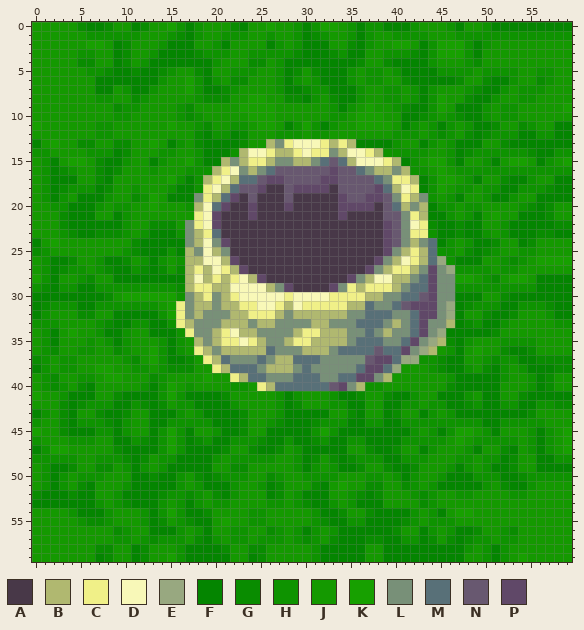
One commit to this pixel-art sprite: Project LoFi/Project LoFi/Project_LoFiContent/Textures/Wheil.png. The picture above is the old version.
The file is 60x60 pixels. Colours within 5 levels of each other are drawn and written as one.
Palette (. is transparent): A #483848  B #b0b870  C #f0f088  D #f8f8b8  E #98a880  F #048500  G #098c00  H #0e9300  J #149900  K #17a000  L #789078  M #587078  N #685870  P #604868
Pixels before (only the part around the change), first column x 9:
 0 JJFGJJKHFHJJJGFJJKJJHFHKKJHFHHFFFHJJJHFJJHFFFFFFFFF
 1 HHHJJJHGFHJJHHHJJHJJHFGHJJHFHJJHHHHJJJHHHHHHHHHHHHH
 2 FGJJJHFFFJJHFJJJJFHJHFFFJJGFHJJKKJFHKKKHFHJJJJJJJJJ
 3 FGJJHFFFFGHHHJJHHHHHGFFFGHFFJJHHHGFHKKKHFJJJJJJJJJJ
 4 FGJHFFFFFFFHJJJGGJHFFFFFFFFGJJGFFFFHJJJHGJJJJJJJJJJ
 5 FFGFFGHJJGFJJHHHJJHFGJGFFFHJHHJHFFFFHHHHJHHHHJJHHJJ
 6 FFFFFHJJKHFHJGGJJJHFHJHFFFHJHHJJGFFFFFGJJGFFHJJGHJJ
 7 JHFFHJJJKHFFGHJJJJHFFGHHFFFHJJHHJHFHJJJHGFFHJHHHJJJ
 8 JJGHJJJJJHGGGJJKKJJGGFHJGFFHJJHHJHFHKJJGFFHJJHHJJJJ
 9 GHHJJJJHGJJJJJKKKKJJJJJJHFHJKJJHGFFHKJFFFHJHHJJJJJK
10 HHJJJJJHGHJJJJJKKKJJJJJJHHJKKKJJFFGHJHGFFHJHHJJJJJJ
11 JJJJJJKJJHGJJHHJKKJFHKHFHJJKKKKJFHJHFHJHFFGJJGHJJFF
12 JJJJJJJJJGFHHFGJJJHHHJHHJJJJJJJHHHJHGHJGFGHHHFFHHFF
13 GGJJKJFHJGFFFFGJJBLCDDDCBCBFFFFHJJFHJHFFFJJGFFFFFFF
14 FGJJJHHJJHFFFHBDDCBBCDCCLBDDCBHHHHHJJHFGHHHHHHGFFHH
15 FHJJFHJJKHFFBLBCCBLLBBLMNMBDDDCBFHJKKHFJJHFJKKJFHJK
16 GJJJHJJJHHHBCDLBLMNNNNNNPNNMLBBLBHHJKJHHHHHHHHHHHHH
17 JJJJJJKHFHBCDBMMNPPNNNNPPNNNNMLCCBFHKKJHFJJGFFHJJFF
18 JJHJJJHFFHCDBMNNPAANPPPPANNNNPMBDCFHKJHHJHHFFHHHGFF
19 JJGHKJFFFLCBMPANAAANAAAAAPNNPPNLCBLHJHFJJHFFHJJFFFF
20 HHJJKJJJHBDMPAAPAAAPAAAAAPPPPANMBLBFHHJHHJJJJHGFGJJ
21 FHJJJJJJJCDPAAAPAAAAAAAAAPAAAANNLCBFFHJHFJKJJFFFGJJ
22 FHJJGGGJLCDPAAAAAAAAAAAAAAAAAAPNLDCGFFGFFJJHFFFFFGG
23 GHJHFFFHLBCMAAAAAAAAAAAAAAAAAAPNLCCHFFGFFHJHFFFGGFF
24 JJGFFFFFLBDLPAAAAAAAAAAAAAAAAAPNLBLMFHJHFFGJJFGJJJJ
25 JHGFFFHFBLDBLAAAAAAAAAAAAAAAAAPLBCBMHHJGFGHJJHHJJJJ
26 FGJHFHJHBBDDBPAAAAAAAAAAAAAAAPLBDCBMEHFFFJJHGHJKKKK
27 FFHGFGJGBCBDCBPAAAAAAAAAAAAAPLBCCBLPLEHHHHJHHJJJJJJ
28 FFFFFFFFBDBCBCDBPAAAAAAAAAPLBDDBBLMPLLKKJHGJKKJFFFF
29 HHHHHHHGBCCBBDDDDBLPAAAAPLCBCCCBLMMPLLHHHHHHHHHFFFF
30 JKKKKKKHLBCLBCDDDDDCDDDDCCCCBBLLMMNPLLFFFJJGFFFFFFF
31 HHHHHJKCLBBLBBCCDDCBDCCCCCBBMLLMNPPPLEFGHHHFFHHHGFF
32 FFFFFHKCLBLLLBBCCCBLBBBBBBLLMMMLLMPPLEFJJGFFGJJJHFF
33 FFHHFFHCBLLLBBBLBBLLLLBBLLLMMMLBLMPLLBFGHFFHJJJJJHH
34 FHJJFFFHCLLBCDBBLLLLBCCBBBLLMLBLLMPLEFFFFFGJJJJJJJJ
35 FHJJJHFHJBLBCCDCBLLBCCBBBBLMMMLLMPLEBGFHJJJHHHHJJJJ
36 GHJJKHFHJCBLBBBBBMLLLBBBLMMMMNMMPLEBJHFJKJJGFFGJJJJ
37 JHGJKHFFGJCBMLLLMLBBMMMLLLLLNPPMEEHHGFFJJHGHHFFGGGG
38 JJHHJHGGGJJCBMMMLBBBLMLLLLLMPPMEJJJHGFFHJGFHJHFFFGG
39 KJJJGHJJJJKJJCBMMLLLMMMLLMMPPLBJJJJJJHFFFFFHJJHFGJJ
40 JJJHFHKJHJJJJHHJCBMMMMMMNPLBHHJJJJJJJGFFFFFJJJHFGJJ
41 GFFFFHKHFFFFGJJJJJHFHJJJHFFGJJGFFHJJFFFHJFFJJGFFFFF
42 FFHGFGJHHFFFFHJJJJHFGJJJHHFFJJFFHHJHHFFGHFFHHFFHHGG
43 FGJJFFFHJHFFFFGJJJHFFFFFJJGFJJFGJJFHJHFFFFFFFFGJJJJ
44 FHJJFFHHHHHFFFGJJHGFFFGHHHFFHHFFHHHHHHHHHFFHHHHHJJJ
45 FHJJFHKHFJJHFFGJJFFFFFHKHFFFFFFFFHJHFHKKJHFJJJHFHJK
46 FFHGFHKHFGHFFHHHGFFHFFGHFFHHFFFFHHHHHJKJHHHHHJHFHJK
47 GFFFFHKHFFFFGJJGFFGJHFFFFFJJGFFGJJFHJJJHFJJGFJHFHJK
48 HGFGJHHFFFFHJHHHHHJJHFGJGFGHHHFFHHHJJJHHJHHFGJJFFHH
49 JHFHJHFFFFFJJGGJJJJJHFHJHFFGJJGFFGJJJHFHJHFFGJJFFFF
50 JJFFGFFHJGFGHHHJJGHJJHHHHJJJHHJHFHJJHFFFHHHFFGHHHHH
51 JHFFFFFHJHFFFHJJHFGJJJGFJKJJGGJJGHJHFFFFFHJGFFHJJJJ
52 HFFFFGHHGHJGFHJJJFGJHFFFJJHGFGJJJHGHJJHHJJJJHHJJJJJ
53 HGFFFHJHFHJHHJJJJHHJHGFFHJHFFFJJJJGHJJJJJJJJJJJJJJJ
54 JJJHFHKHFFGJJJJHHJJJJJHFFGJJGFFFFHJHFJKKJJJJJJJJJJJ
55 JJJHFGJHGFFJKJJHHJJJJJHGFFHHFFFFGHJHHHJJJJJJJJJJJJJ
56 GHJJFFFHJHFJJHHJJGHJHFHJHFFFFFFGJJFHJHFFGJJHGJJJJJJ
57 HHJHGHHHJGFHJHHJHHHJHGHJGFFFGGFFHHFGJGFGHHJHHJJJJJJ
58 JJFGJJJHFFFFGJJGGJJJJJHFFFFFJJFFFFFFFFFHJHFHJJJJJJJ
59 JJFGJJKHFFFFFJJFGJJJJJHFFFFFJJFFFFFFFFFJJHFHJKJJJJJ
Once edited:
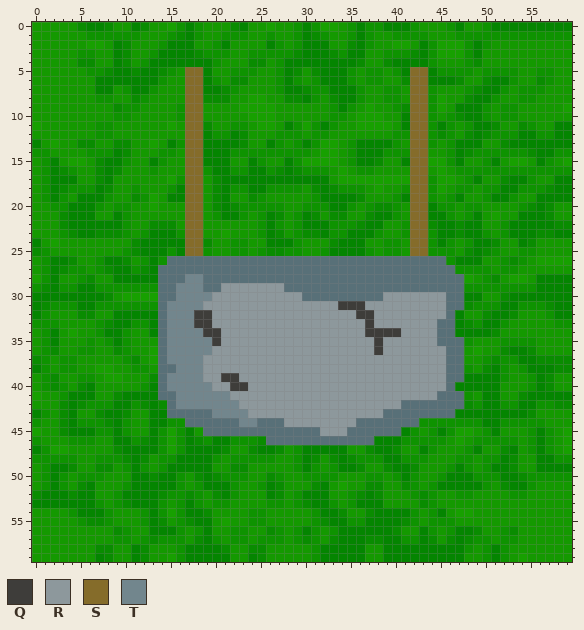
Colours new in this view: Q #3e3d3a  R #8d989c  S #856c2a  T #72868d
The edit:
y 5: x 17..18 JG -> SS; x 42..43 FF -> SS
y 6: x 17..18 KH -> SS; x 42..43 FF -> SS
y 7: x 17..18 KH -> SS; x 42..43 HF -> SS
y 8: x 17..18 JH -> SS; x 42..43 HF -> SS
y 9: x 17..18 GJ -> SS; x 42..43 FF -> SS
y 10: x 17..18 GH -> SS; x 42..43 FG -> SS
y 11: x 17..18 JH -> SS; x 42..43 HJ -> SS
y 12: x 17..18 JG -> SS; x 42..43 HJ -> SS
y 13: x 17..18 JG -> SS; x 26..35 BLCDDDCBCB -> FHJHFHKKJH; x 42..43 JF -> SS
y 14: x 17..18 JH -> SS; x 23..38 BDDCBBCDCCLBDDCB -> HHHHHHHHJKKJHFFF; x 42..43 HH -> SS
y 15: x 17..18 KH -> SS; x 21..40 BLBCCBLLBBLMNMBDDDCB -> FJJFHJJFHKKKKJHFFGJJ; x 42..43 HJ -> SS
y 16: x 17..18 HH -> SS; x 20..43 BCDLBLMNNNNNNPNNMLBBLBHH -> FFHHFFHGFGHHHJKJHHJJJJSS
y 17: x 17..43 FHBCDBMMNPPNNNNPPNNNNMLCCBF -> SSJGFFFFFFFFFFFFJKKKKKKKKSS
y 18: x 17..43 FHCDBMNNPAANPPPPANNNNPMBDCF -> SSJGFHHFFHHHHJGFGHHHJKJJHSS
y 19: x 17..43 FLCBMPANAAANAAAAAPNNPPNLCBL -> SSJGFJJGHJJJJJHFFFFGJJJHFSS
y 20: x 17..43 HBDMPAAPAAAPAAAAAPPPPANMBLB -> SSJGFGHHHHHJJHHHFFHJHGGHJSS
y 21: x 17..43 JCDPAAAPAAAAAAAAAPAAAANNLCB -> SSJHFFHJHFGJHFGJGGJJGFFHJSS
y 22: x 17..43 LCDPAAAAAAAAAAAAAAAAAAPNLDC -> SSJJJJJJHFHJHFFFHHHGFFJJHSS
y 23: x 17..43 LBCMAAAAAAAAAAAAAAAAAAPNLCC -> SSJJKJJJHFGJHGGFHHFFFHJJHSS
y 24: x 17..44 LBDLPAAAAAAAAAAAAAAAAAPNLBLM -> SSGJJHHJJFFFHJJJGFFFJJHHJSSH
y 25: x 17..44 BLDBLAAAAAAAAAAAAAAAAAPLBCBM -> SSHJJHHJHGGHHJJHFFFFHJHHJSSH
y 26: x 15..43 JHBBDDBPAAAAAAAAAAAAAAAPLBDCB -> MMMMMMMMMMMMMMMMMMMMMMMMMMMMM; x 45 E -> M
y 27: x 14..46 GJGBCBDCBPAAAAAAAAAAAAAPLBCCBLPLE -> MMMMMMMMMMMMMMMMMMMMMMMMMMMMMMMMM
y 28: x 14..42 FFFBDBCBCDBPAAAAAAAAAPLBDDBBL -> MMMTTMMMMMMMMMMMMMMMMMMMMMMMM; x 44..47 PLLK -> MMMM
y 29: x 14..41 HHGBCCBBDDDDBLPAAAAPLCBCCCBL -> MMTTTMMRRRRRRRMMMMMMMMMMMMMM; x 44..47 PLLH -> MMMM
y 30: x 14..47 KKHLBCLBCDDDDDCDDDDCCCCBBLLMMNPLLF -> MMTTTTRRRRRRRRRRMMMMMMMMMRRRRRRRMM
y 31: x 14..47 JKCLBBLBBCCDDCBDCCCCCBBMLLMNPPPLEF -> MTTTTRRRRRRRRRRRRRRRQQQRRRRRRRRRMM
y 32: x 14..46 HKCLBLLLBBCCCBLBBBBBBLLMMMLLMPPLE -> MTTTQQRRRRRRRRRRRRRRRRQQRRRRRRRRM
y 33: x 14..46 FHCBLLLBBBLBBLLLLBBLLLMMMLBLMPLLB -> MTTTQQRRRRRRRRRRRRRRRRRQRRRRRRRMM
y 34: x 14..46 FFHCLLBCDBBLLLLBCCBBBLLMLBLLMPLEF -> MTTTTQQRRRRRRRRRRRRRRRRQQQQRRRRMM
y 35: x 14..47 HFHJBLBCCDCBLLBCCBBBBLMMMLLMPLEBGF -> MTTTTTQRRRRRRRRRRRRRRRRRQRRRRRRMMM
y 36: x 14..47 HFHJCBLBBBBBMLLLBBBLMMMMNMMPLEBJHF -> MTTTTTRRRRRRRRRRRRRRRRRRQRRRRRRRMM
y 37: x 14..47 HFFGJCBMLLLMLBBMMMLLLLLNPPMEEHHGFF -> MTTTTRRRRRRRRRRRRRRRRRRRRRRRRRRRMM
y 38: x 14..47 HGGGJJCBMMMLBBBLMLLLLLMPPMEJJJHGFF -> MMTTTRRRRRRRRRRRRRRRRRRRRRRRRRRRMM
y 39: x 14..47 HJJJJKJJCBMMLLLMMMLLMMPPLBJJJJJJHF -> MTTTTRRQQRRRRRRRRRRRRRRRRRRRRRRRMM
y 40: x 14..46 HKJHJJJJHHJCBMMMMMMNPLBHHJJJJJJJG -> MTTTTTRRQQRRRRRRRRRRRRRRRRRRRRRRM
y 41: x 14..47 HKHFFFFGJJJJJHFHJJJHFFGJJGFFHJJFFF -> MMTTTTTTRRRRRRRRRRRRRRRRRRRRRRRMMM
y 42: x 15..47 JHHFFFFHJJJJHFGJJJHHFFJJFFHHJHHFF -> MTTTTTTTRRRRRRRRRRRRRRRRRRMMMMMMM
y 43: x 15..46 FHJHFFFFGJJJHFFFFFJJGFJJFGJJFHJH -> MMMMMTTTTRRRRRRRRRRRRRRRMMMMMMMM
y 44: x 17..42 HHHFFFGJJHGFFFGHHHFFHHFFHH -> MMMMMMTTMMMRRRRRRRRMMMMMMM
y 45: x 19..40 JHFFGJJFFFFFHKHFFFFFFF -> MMMMMMMMMMMMMRRRMMMMMM
y 46: x 26..37 FFHFFGHFFHHF -> MMMMMMMMMMMM
Where, in picture pixels (left, top, right, bottom), the same in both pictures:
changed: (158, 67, 464, 445)
